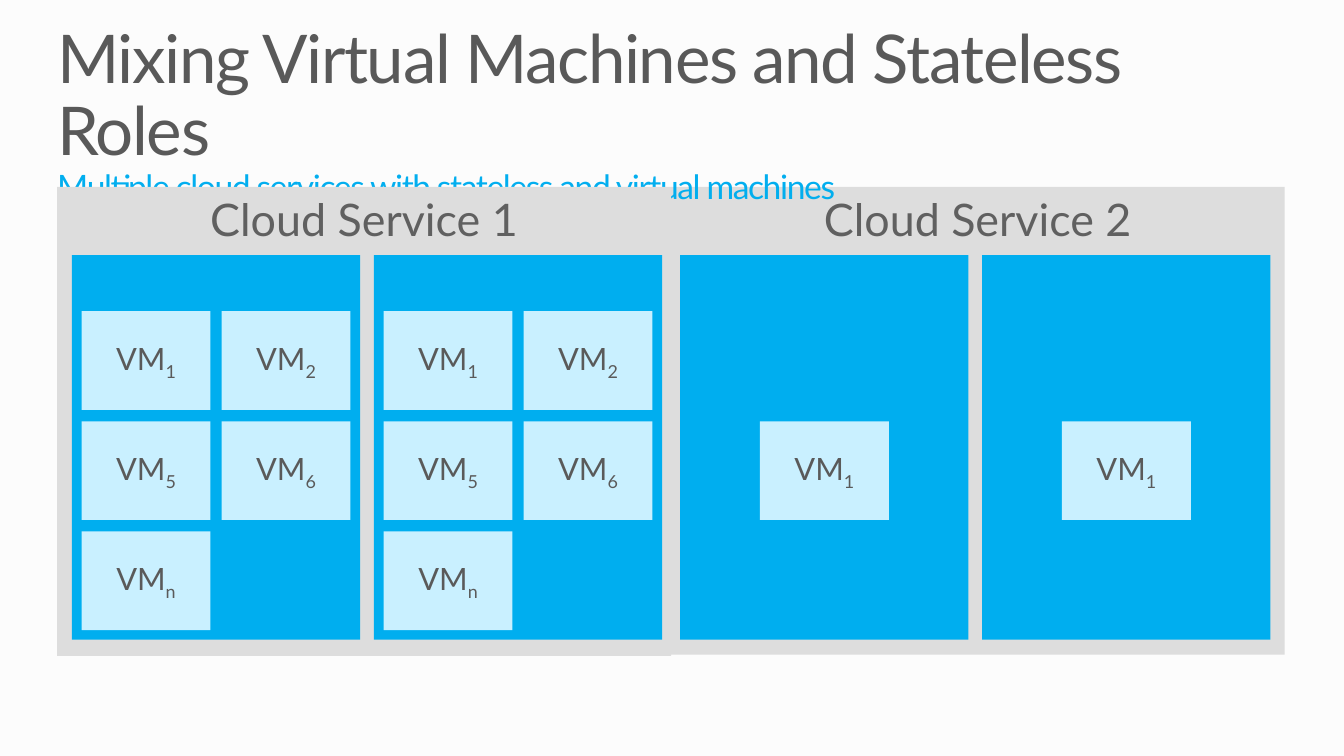
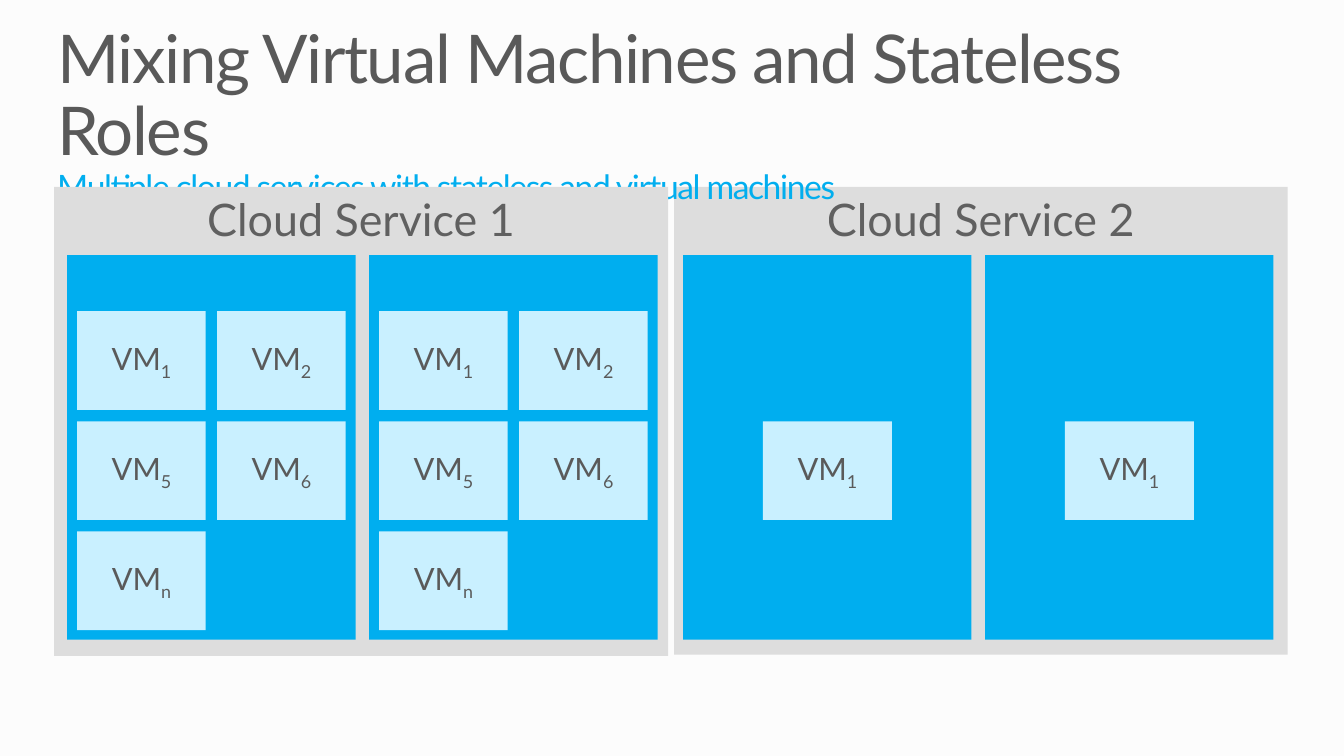
Before and after one commit to mwasham/PRESENTATION-BuildingAppsWithIaaSAndPaaS, a slide deck: slide 5 of BuildingAppsWithIaaSAndPaaS.pptx. Drawn at 1344x756 pixels with LibreOffice and Linux fonts; fonts in the diff are those of the drawing; background and template pictures are left out. Boxes give left, top, right and bottom in pixels: in the first picture for what was removed or moved away, otherwise in the second. Text is boxed around its words. In the diff, an @@ line names an element or a change of style, - is before the commit and + after.

```diff
--- a/BuildingAppsWithIaaSAndPaaS.pptx
+++ b/BuildingAppsWithIaaSAndPaaS.pptx
@@ rectangle "Cloud Service 2": place and size @@
-rectangle "Cloud Service 2" at [671, 187, 1286, 654]
+rectangle "Cloud Service 2" at [675, 187, 1289, 654]
@@ 12 rectangles: place and size @@
-12 rectangles at [72, 255, 662, 640]
+12 rectangles at [68, 255, 657, 640]
```
